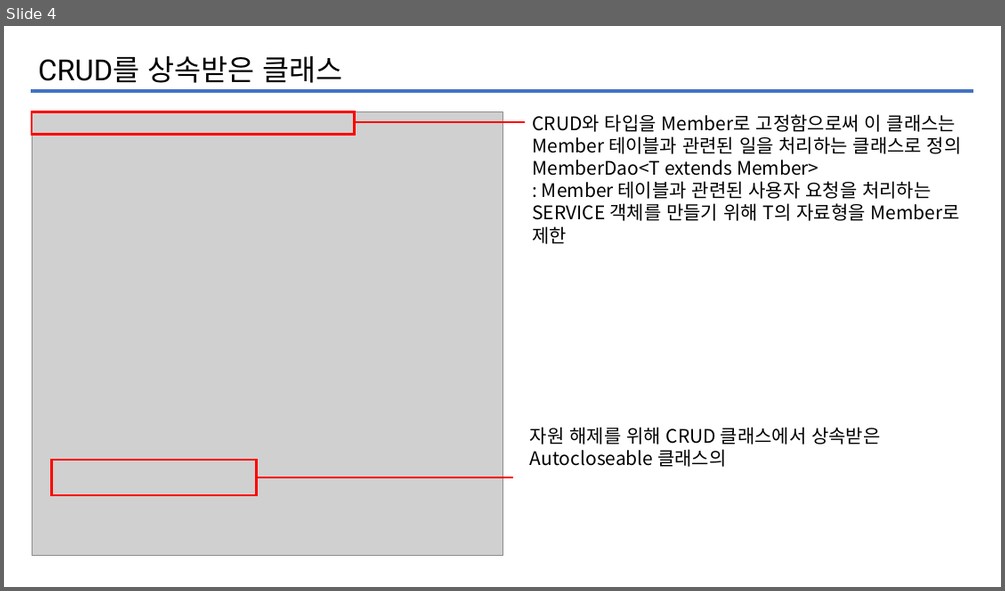
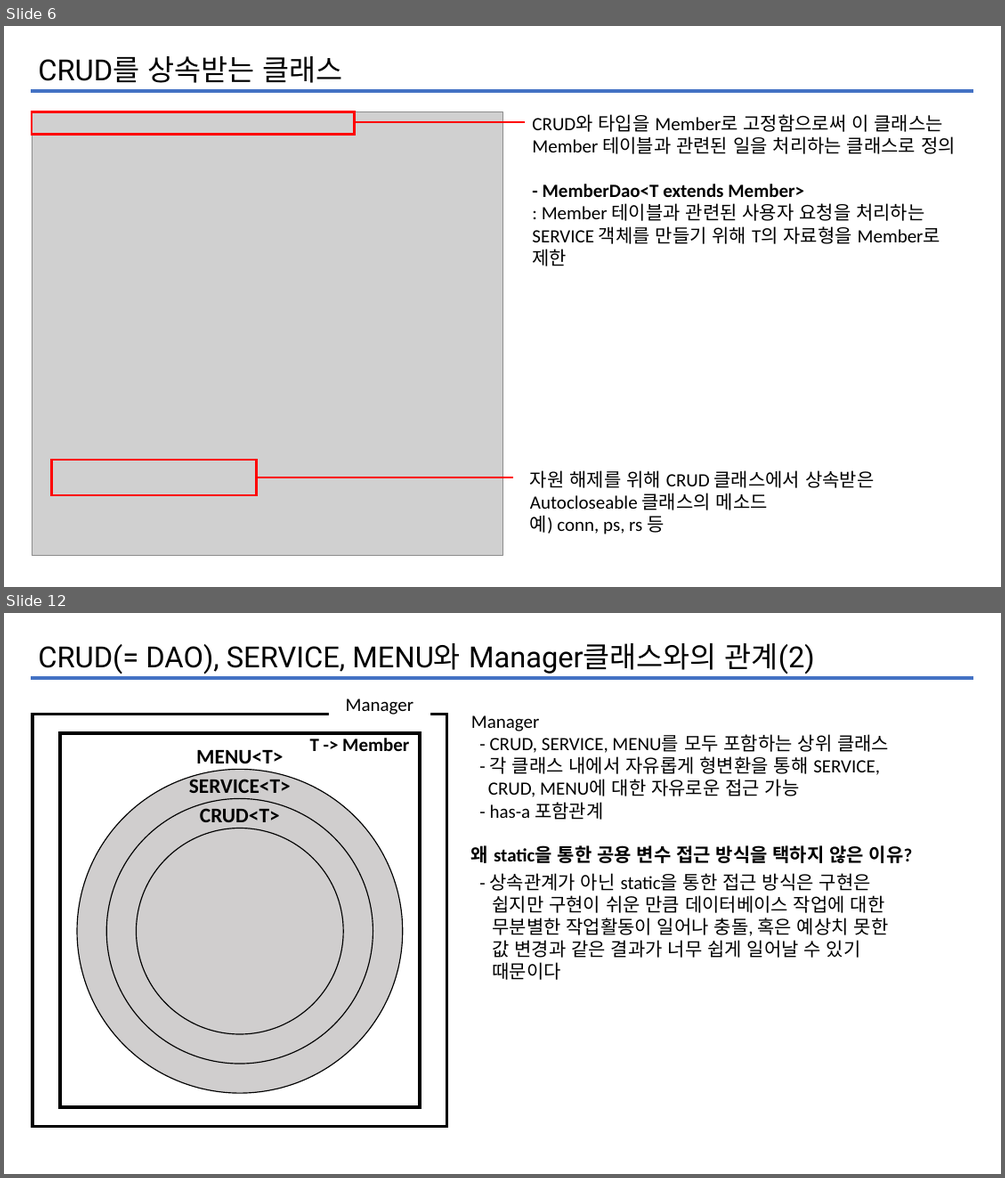
Before and after one commit to iuj09/InterestBook, a slide deck: KOSTAmini1/dogi.pptx. Shown one above the other, each under a label of ours: slide 4 before the commit, slides 6 and 12 after it; the slides between them are not shown. The pictures are 1005x591 and 1005x1178 pixels, drawn with LibreOffice and Linux fonts; fonts in the diff are those of the drawing; grey boxes stand for pictures. Boxes give left, top, right and bottom in pixels: in the first picture for what was removed or moved away, otherwise in the second. Text is boxed around its words. In the diff, an @@ line names an element or a change of style, - is before the commit and + after.

```diff
--- a/KOSTAmini1/dogi.pptx
+++ b/KOSTAmini1/dogi.pptx
@@ slide 12 added at [4,613,1001,1174], background #FFFFFF @@
@@ text added at [38,643,815,674], 28 pt, text #000000 @@
+CRUD(= DAO), SERVICE, MENU와 Manager클래스와의 관계(2)
@@ line added from (31, 678) to (973, 678), #4472C4 3 pt @@
@@ group added at [32,698,446,1126]: 5 texts, 3 ellipses, 2 rectangles @@
+CRUD<T>
+SERVICE<T>
+MENU<T>
+T -> Member
+Manager
@@ text added at [471,715,889,819], 18 pt, text #000000 @@
+Manager
+- CRUD, SERVICE, MENU를 모두 포함하는 상위 클래스
+- 각 클래스 내에서 자유롭게 형변환을 통해 SERVICE,
+CRUD, MENU에 대한 자유로운 접근 가능
+- has-a 포함관계
@@ text added at [471,845,912,863], 18 pt, text #000000, bold @@
+왜 static을 통한 공용 변수 접근 방식을 택하지 않은 이유?
@@ text added at [490,873,889,980], 18 pt, text #000000 @@
+- 상속관계가 아닌 static을 통한 접근 방식은 구현은
+쉽지만 구현이 쉬운 만큼 데이터베이스 작업에 대한
+무분별한 작업활동이 일어나 충돌, 혹은 예상치 못한
+값 변경과 같은 결과가 너무 쉽게 일어날 수 있기
+때문이다
@@ what was slide 4 is now slide 6 @@
@@ slide 6 changed as well @@
@@ text at [38,56,342,83]: text changed @@
-CRUD를 상속받은 클래스
+CRUD를 상속받는 클래스
@@ text at [532,114,955,266]: text changed; font Noto Sans CJK KR to Calibri @@
-CRUD와 타입을 Member로 고정함으로써 이 클래스는 Member 테이블과 관련된 일을 처리하는 클래스로 정의
-MemberDao<T extends Member>
-: Member 테이블과 관련된 사용자 요청을 처리하는 SERVICE 객체를 만들기 위해 T의 자료형을 Member로 제한
+CRUD와 타입을 Member로 고정함으로써 이 클래스는 Member 테이블과 관련된 일을 처리하는 클래스로 정의
+- MemberDao<T extends Member>
+: Member 테이블과 관련된 사용자 요청을 처리하는 SERVICE 객체를 만들기 위해 T의 자료형을 Member로 제한
@@ text at [530,470,874,534]: text changed; font Noto Sans CJK KR to Calibri @@
-자원 해제를 위해 CRUD 클래스에서 상속받은 Autocloseable 클래스의
+자원 해제를 위해 CRUD 클래스에서 상속받은 Autocloseable 클래스의 메소드
+예) conn, ps, rs 등
```
Also in this commit, not shown: 3 other slides changed, 12 other slides added, 12 other files.
